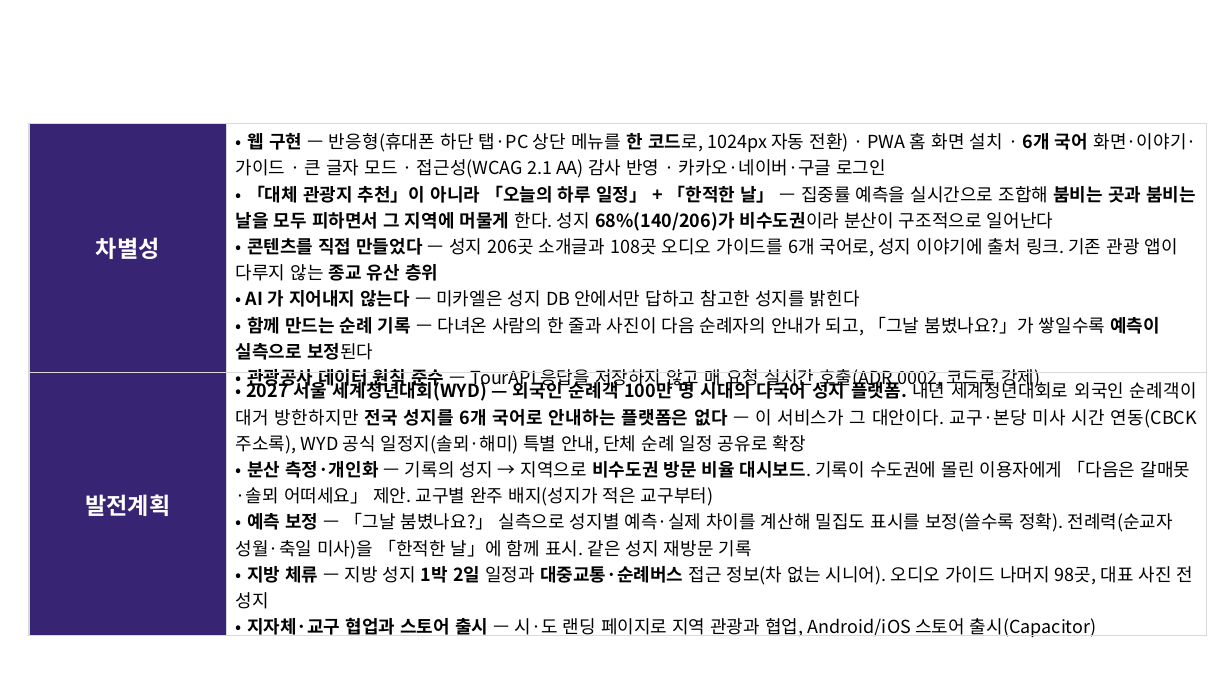
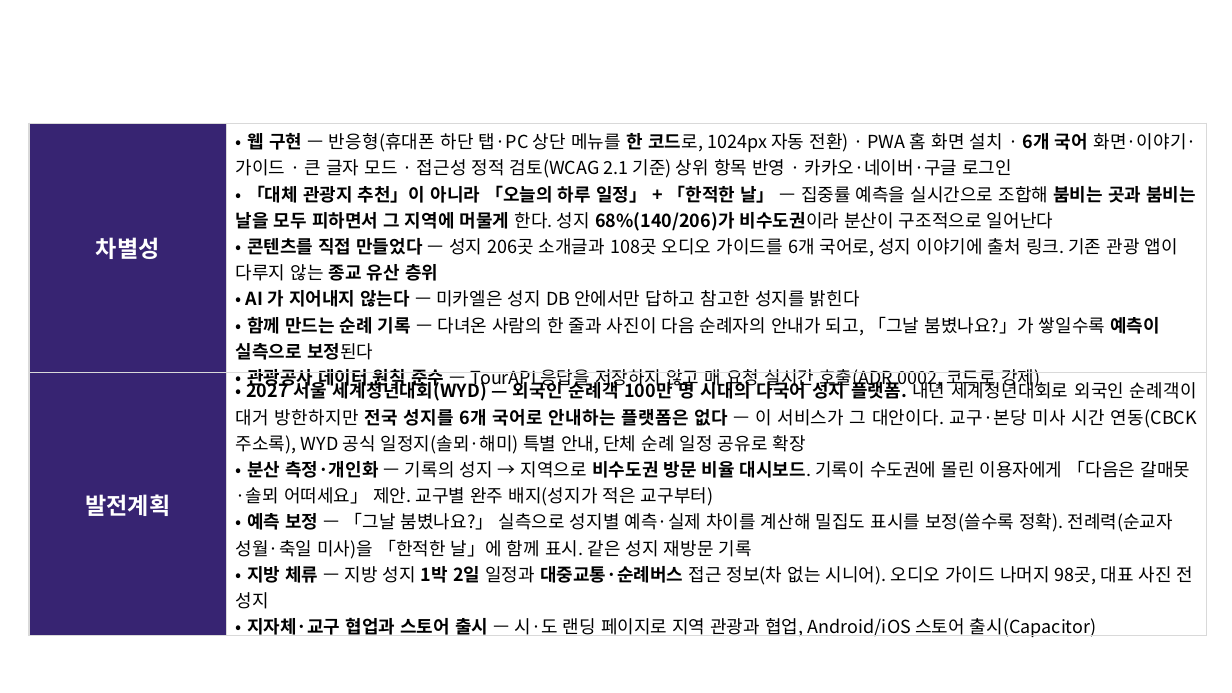
Before and after one commit to linkcontent7-huisun/visitholykorea, a slide deck: slide 12 of docs/10-product/공모전/원본-공모전제출/기능설명서_2026-09-21.pptx. Drawn at 1232x693 pixels with LibreOffice and Linux fonts; fonts in the diff are those of the drawing; background and template pictures are left out. Boxes give left, top, right and bottom in pixels: in the first picture for what was removed or moved away, otherwise in the second. Text is boxed around its words. In the diff, an @@ line names an element or a change of style, - is before the commit and + after.

```diff
--- a/docs/10-product/공모전/원본-공모전제출/기능설명서_2026-09-21.pptx
+++ b/docs/10-product/공모전/원본-공모전제출/기능설명서_2026-09-21.pptx
@@ table at (x1=29, y1=123, x2=1206, y2=641) @@
-row 1, column 2: • 웹 구현 — 반응형(휴대폰 하단 탭·PC 상단 메뉴를 한 코드로, 1024px 자동 전환) · PWA 홈 화면 설치 · 6개 국어 화면·이야기·가이드 · 큰 글자 모드 · 접근성(WCAG 2.1 AA) 감사 반영 · 카카오·네이버·구글 로그인 / • 「대체 관광지 추천」이 아니라 「오늘의 하루 일정」 + 「한적한 날」 — 집중률 예측을 실시간으로 조합해 붐비는 곳과 붐비는 날을 모두 피하면서 그 지역에 머물게 한다. 성지 68%(140/206)가 비수도권이라 분산이 구조적으로 일어난다 / • 콘텐츠를 직접 만들었다 — 성지 206곳 소개글과 108곳 오디오 가이드를 6개 국어로, 성지 이야기에 출처 링크. 기존 관광 앱이 다루지 않는 종교 유산 층위 / • AI 가 지어내지 않는다 — 미카엘은 성지 DB 안에서만 답하고 참고한 성지를 밝힌다 / • 함께 만드는 순례 기록 — 다녀온 사람의 한 줄과 사진이 다음 순례자의 안내가 되고, 「그날 붐볐나요?」가 쌓일수록 예측이 실측으로 보정된다 / • 관광공사 데이터 원칙 준수 — TourAPI 응답을 저장하지 않고 매 요청 실시간 호출(ADR 0002, 코드로 강제)
+row 1, column 2: • 웹 구현 — 반응형(휴대폰 하단 탭·PC 상단 메뉴를 한 코드로, 1024px 자동 전환) · PWA 홈 화면 설치 · 6개 국어 화면·이야기·가이드 · 큰 글자 모드 · 접근성 정적 검토(WCAG 2.1 기준) 상위 항목 반영 · 카카오·네이버·구글 로그인 / • 「대체 관광지 추천」이 아니라 「오늘의 하루 일정」 + 「한적한 날」 — 집중률 예측을 실시간으로 조합해 붐비는 곳과 붐비는 날을 모두 피하면서 그 지역에 머물게 한다. 성지 68%(140/206)가 비수도권이라 분산이 구조적으로 일어난다 / • 콘텐츠를 직접 만들었다 — 성지 206곳 소개글과 108곳 오디오 가이드를 6개 국어로, 성지 이야기에 출처 링크. 기존 관광 앱이 다루지 않는 종교 유산 층위 / • AI 가 지어내지 않는다 — 미카엘은 성지 DB 안에서만 답하고 참고한 성지를 밝힌다 / • 함께 만드는 순례 기록 — 다녀온 사람의 한 줄과 사진이 다음 순례자의 안내가 되고, 「그날 붐볐나요?」가 쌓일수록 예측이 실측으로 보정된다 / • 관광공사 데이터 원칙 준수 — TourAPI 응답을 저장하지 않고 매 요청 실시간 호출(ADR 0002, 코드로 강제)
```
Also in this commit, not shown: 4 other slides changed, 4 other files.
